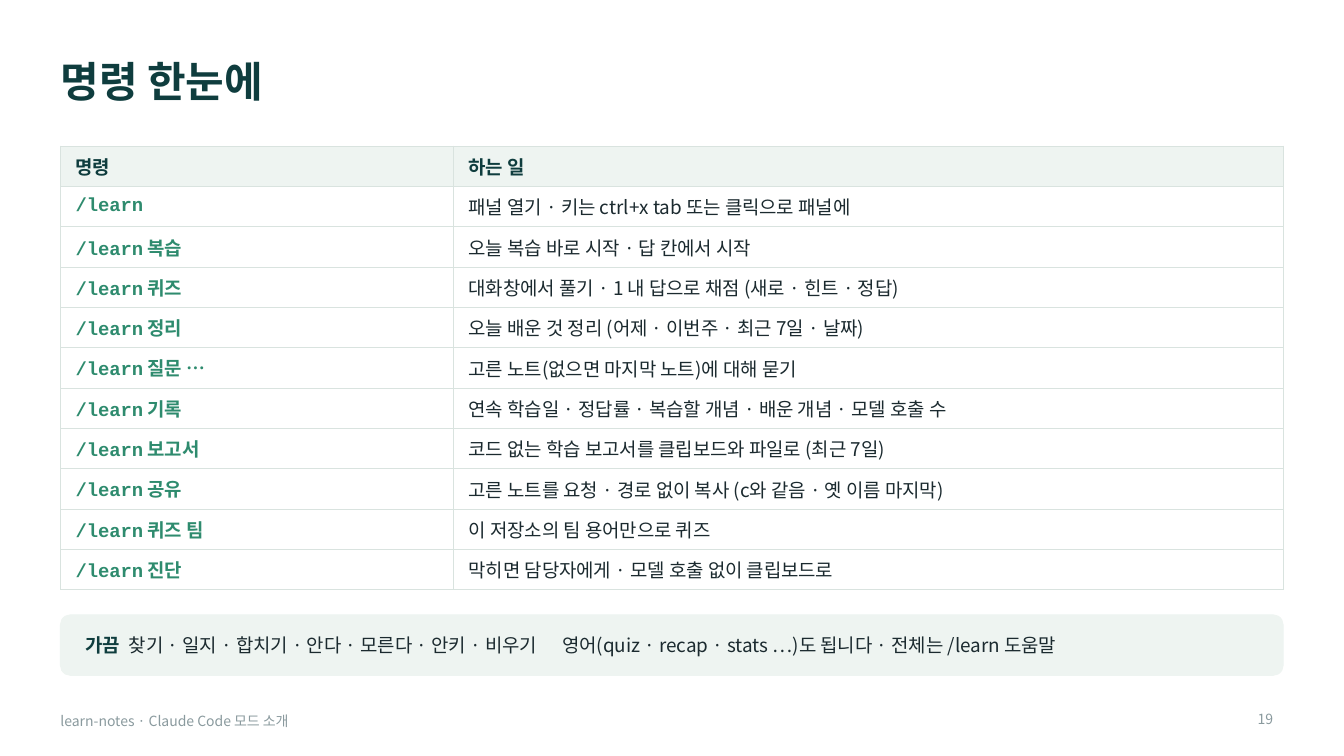
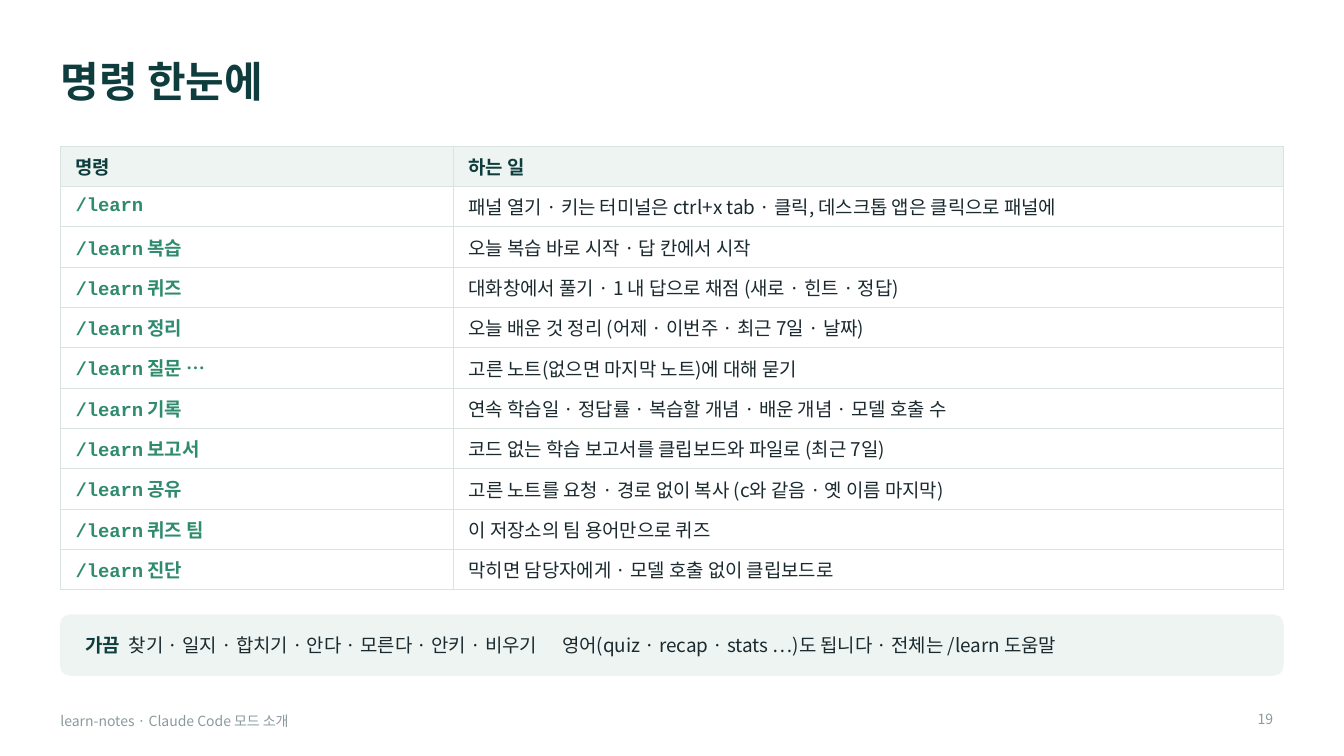
Before and after one commit to Owen-YC/learn-notes, a slide deck: slide 19 of docs/team/learn-notes-intro.pptx. Drawn at 1344x756 pixels with LibreOffice and Linux fonts; fonts in the diff are those of the drawing. Boxes give left, top, right and bottom in pixels: in the first picture for what was removed or moved away, otherwise in the second. Text is boxed around its words. In the diff, an @@ line names an element or a change of style, - is before the commit and + after.

```diff
--- a/docs/team/learn-notes-intro.pptx
+++ b/docs/team/learn-notes-intro.pptx
@@ table at bbox=[60, 146, 1284, 583] @@
-row 2, column 2: 패널 열기 · 키는 ctrl+x tab 또는 클릭으로 패널에
+row 2, column 2: 패널 열기 · 키는 터미널은 ctrl+x tab · 클릭, 데스크톱 앱은 클릭으로 패널에
```
Also in this commit, not shown: 3 other slides changed, 10 other files.
